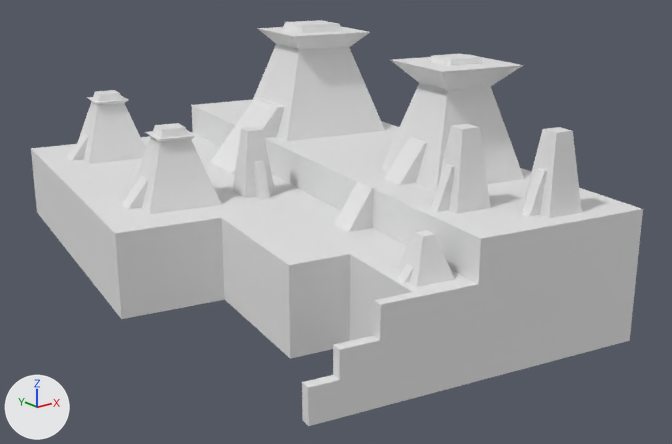
A saved change to the FBX model Assets/Resources/Models/Map/Piramides_exterior.fbx.
One viewpoint serves both versions: a camera (50 mm lens) standing at (-180.0, 636.0, 39.0) and looking at (66.0, 943.0, -84.0). Arrows for +X, +Y and +Z are at lower left; the lights stay in place. Where no turn or scale is listed for an object, it has been applied to the vertices.

In view in the first picture: 'Piramides_exterior'.
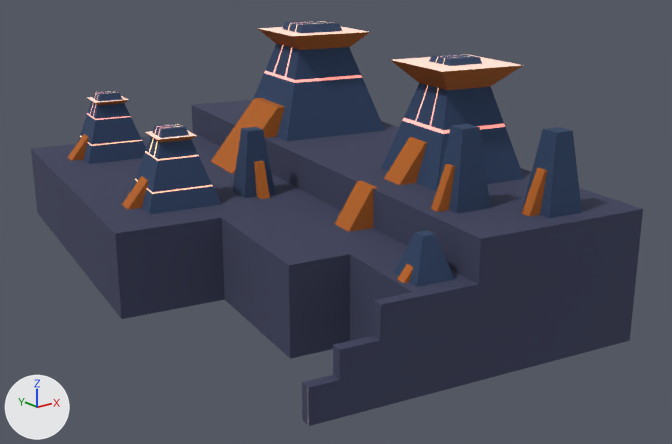
Where the newer file only moved an object's origin or applied its transform, the numbers keep the older frame.

The change, as a list of edits to the scene's bpy script:
```text
Add img_paleta_de_colores01_png:
    img_paleta_de_colores01_png = load_image('Paleta_de_colores01.png', 'Paleta_de_colores01.png', 1080, 1138, 'sRGB')
Add mat_emision:
    mat_emision = bpy.data.materials.new('emision')
    mat_emision.use_nodes = True; mat_emision.node_tree.nodes.clear()
    _N = mat_emision.node_tree.nodes; _L = mat_emision.node_tree.links
    n0 = _N.new('ShaderNodeBsdfPrincipled'); n0.name = 'Principled BSDF'
    n0.inputs[28].default_value = 1.0  # 'Emission Strength'
    n1 = _N.new('ShaderNodeOutputMaterial'); n1.name = 'Material Output'
    n2 = _N.new('ShaderNodeTexImage'); n2.name = 'Image Texture'
    n2.image = img_paleta_de_colores01_png
    _L.new(n2.outputs[0], n0.inputs[27])  # 'Color' to 'Emission Color'
    _L.new(n0.outputs[0], n1.inputs[0])  # 'BSDF' to 'Surface'
Add mat_material_mate:
    mat_material_mate = principled_material('Material_mate')
    mat_material_mate.texture = img_paleta_de_colores01_png
    mat_material_mate.roughness = 1.0
Change me_cube_100:
    used by ob_piramides_exterior; location = (47.5, 933.5, -65.2)
    remove me_cube_100.from_pydata(...)  # 302 vertices, 258 faces; spans x -84.0..103.0, y -120.0..175.0, z -40.0..61.0
    add me_cube_100.from_pydata(...)  # 510 vertices, 466 faces; spans x -84.0..103.0, y -120.0..175.0, z -40.0..61.0
    me_cube_100 part 1
    24 faces are deleted
    203 vertices are added at x -62.0..86.0, y -59.0..151.0, z -9.0..61.0
    5 new vertices lie (-2.0, -8.0, 0.0) away from vertices in x -24.0..50.0, y -50.0..149.0, z -9.0..32.0
    136 new faces join them, mat_material_mate (picture img_paleta_de_colores01_png)
    96 new faces join them, mat_emision
    me_cube_100 part 2: 4 faces spanning x -54.0..76.0, y -64.0..146.0, z 23.0..57.0 switch from no material to mat_emision
    me_cube_100 part 3: 230 faces spanning x -84.0..103.0, y -120.0..175.0, z -40.0..57.0 switch from no material to mat_material_mate (picture img_paleta_de_colores01_png)
```

Boxes [x1, y1, x2, y2] around the edits, measured in the pictures (672 x 444 px):
part 1 of me_cube_100, built on
    both: [77, 20, 524, 214]
part 2 of me_cube_100, recoloured (white to beige)
    both: [87, 26, 521, 140]
part 3 of me_cube_100, recoloured (white to blue)
    both: [31, 28, 643, 426]
